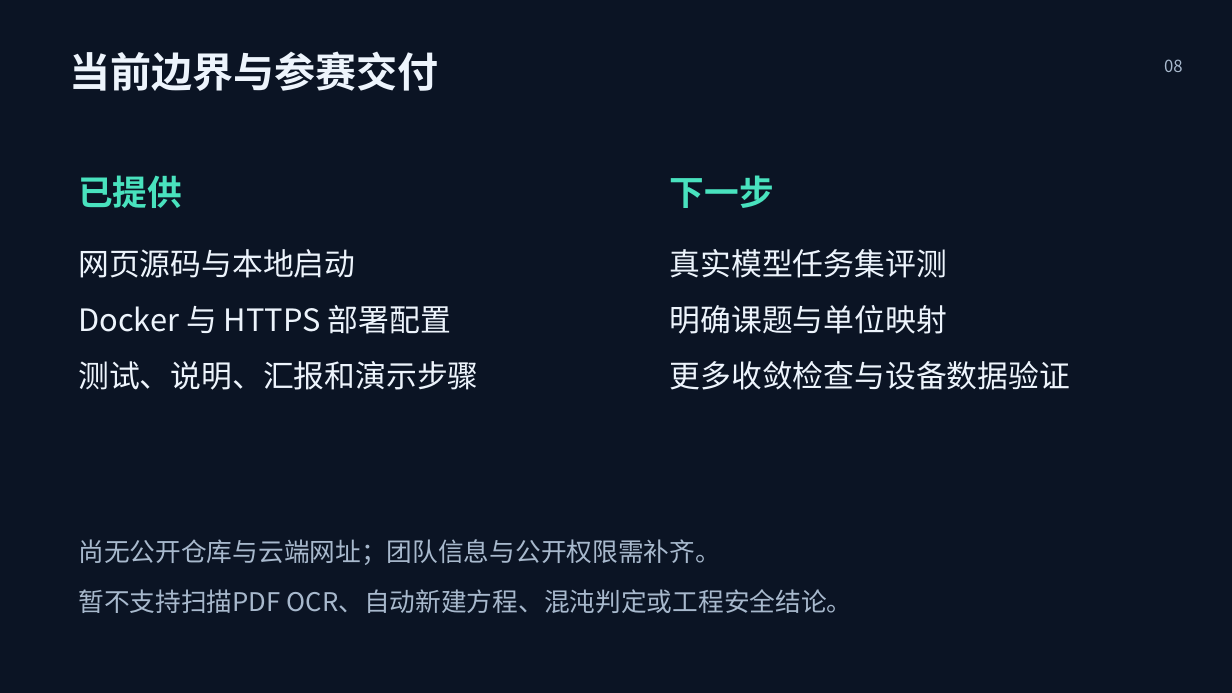
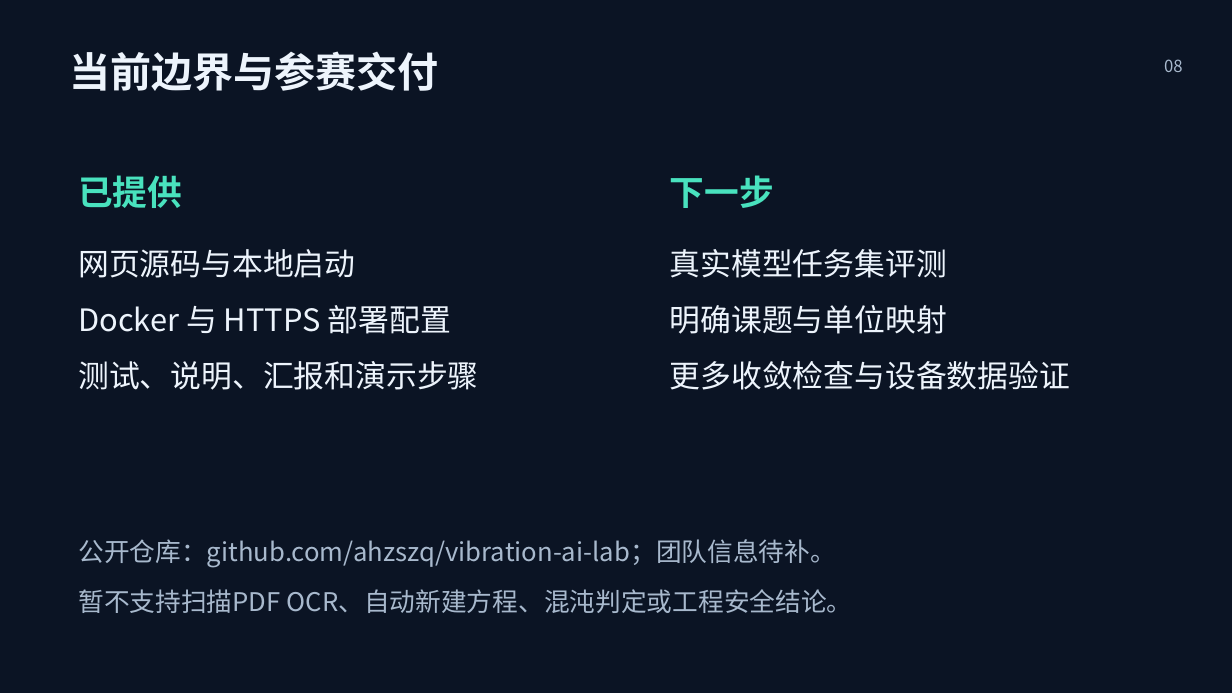
Before and after one commit to ahzszq/vibration-ai-lab, a slide deck: slide 8 of 参赛材料/振动AI实验助手-参赛汇报.pptx. Drawn at 1232x693 pixels with LibreOffice and Linux fonts; fonts in the diff are those of the drawing. Boxes give left, top, right and bottom in pixels: in the first picture for what was removed or moved away, otherwise in the second. Text is boxed around its words. In the diff, an @@ line names an element or a change of style, - is before the commit and + after.

Commit message:
同步汇报PPT中的公开仓库地址

```diff
--- a/参赛材料/振动AI实验助手-参赛汇报.pptx
+++ b/参赛材料/振动AI实验助手-参赛汇报.pptx
@@ text at [78, 539, 836, 568]: text changed @@
-尚无公开仓库与云端网址；团队信息与公开权限需补齐。
+公开仓库：github.com/ahzszq/vibration-ai-lab；团队信息待补。
```
